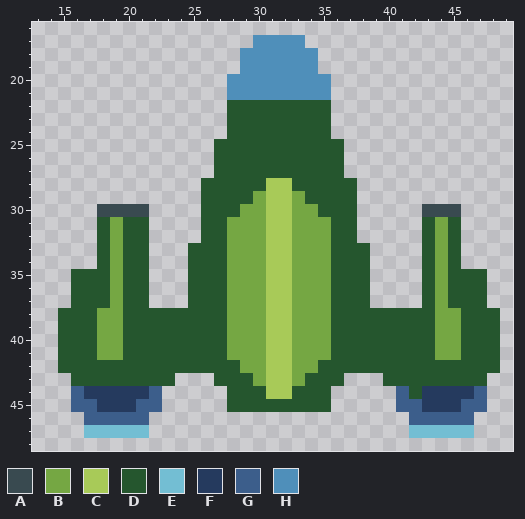
File history of a pixel-art file, Enemies/Enemy_1.aseprite. Above: the version before the commit.
64x64 pixels, 1 frame. Shown: x 13..49, y 16..48.
Palette (. is transparent): A #394a50  B #75a743  C #a8ca58  D #25562e  E #73bed3  F #253a5e  G #3c5e8b  H #4f8fba
Pixels before, first column x 15:
17 ...............HHHH...............
18 ..............HHHHHH..............
19 ..............HHHHHH..............
20 .............HHHHHHHH.............
21 .............HHHHHHHH.............
22 .............DDDDDDDD.............
23 .............DDDDDDDD.............
24 .............DDDDDDDD.............
25 ............DDDDDDDDDD............
26 ............DDDDDDDDDD............
27 ............DDDDDDDDDD............
28 ...........DDDDDCCDDDDD...........
29 ...........DDDDBCCBDDDD...........
30 ...AAAA....DDDBBCCBBDDD.....AAA...
31 ...DBDD....DDBBBCCBBBDD.....DBD...
32 ...DBDD....DDBBBCCBBBDD.....DBD...
33 ...DBDD...DDDBBBCCBBBDDD....DBD...
34 ...DBDD...DDDBBBCCBBBDDD....DBD...
35 .DDDBDD...DDDBBBCCBBBDDD....DBDDD.
36 .DDDBDD...DDDBBBCCBBBDDD....DBDDD.
37 .DDDBDD...DDDBBBCCBBBDDD....DBDDD.
38 DDDBBDDDDDDDDBBBCCBBBDDDDDDDDBBDDD
39 DDDBBDDDDDDDDBBBCCBBBDDDDDDDDBBDDD
40 DDDBBDDDDDDDDBBBCCBBBDDDDDDDDBBDDD
41 DDDBBDDDDDDDDBBBCCBBBDDDDDDDDBBDDD
42 DDDDDDDDDDDDDDBBCCBBDDDDDDDDDDDDDD
43 .DDDDDDDD...DDDBCCBDDD...DDDDDDDD.
44 .GFFFFFG.....DDDCCDDD.....GDFFFFG.
45 .GGFFFGG.....DDDDDDDD.....GGFFFGG.
46 ..GGGGG....................GGGGG..
47 ..EEEEE....................EEEEE..
And afterwards:
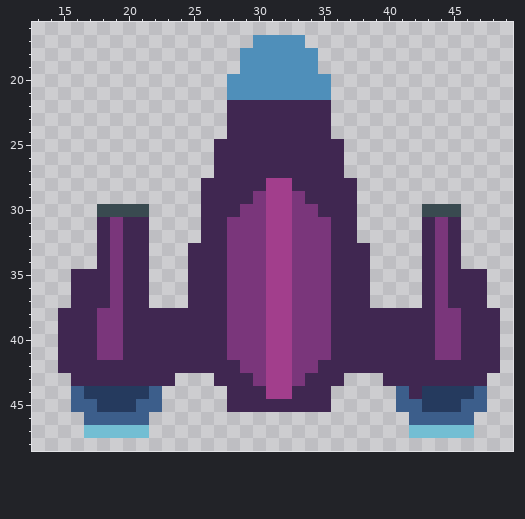
Difference:
colour B: #75a743 -> #7a367b
colour C: #a8ca58 -> #a23e8c
colour D: #25562e -> #402751
Where, in picture pixels (left, top, right, bottom), the same in both pictures:
changed: (58, 100, 500, 412)
